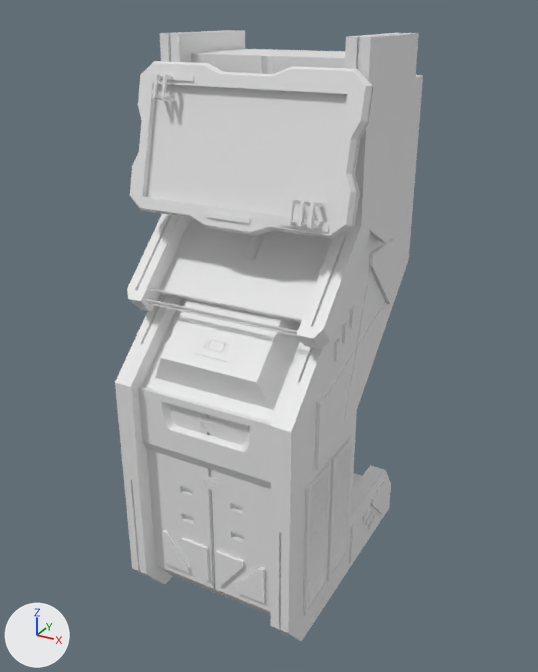
Before and after pictures for a commit that changed the Blender file Assets/Claire's model/WastedComputer.blend.
Both versions are drawn from a 50 mm lens placed at (15.5, -6.4, 20.5), pointed at (3.5, 15.4, 9.6). Arrows for +X, +Y and +Z are at lower left; the lights stay in place.

Script lines for the objects in view, before the commit:
```python
me_cube_004 = bpy.data.meshes.new('Cube.004')
me_cube_004.from_pydata(...)  # 2186 vertices, 1679 faces; spans x -2.3..9.4, y -1.3..120.3, z -1.5..5.5
me_cube_031 = bpy.data.meshes.new('Cube.031')
me_cube_031.from_pydata(...)  # 234 vertices, 182 faces; spans x -0.72..0.99, y -0.65..1.13, z -0.03..0.7
me_cube_229 = bpy.data.meshes.new('Cube.229')
me_cube_229.from_pydata(...)  # 400 vertices, 354 faces; spans x -68.9..70.0, y -6.9..5.5, z -32.6..20.3
ob_body = bpy.data.objects.new('body', me_cube_004)
ob_body.location = (7.03, 12.28, 4.01)
ob_body.rotation_euler = (0.0, 0.0, 1.571)  # degrees (0, 0, 90)
ob_body.scale = (0.834, 0.056, 2.62)
ob_pcscreen = bpy.data.objects.new('PCscreen', me_cube_229)
ob_pcscreen.location = (3.68, 13.72, 16.78)
ob_pcscreen.rotation_euler = (1.309, 0.0, 0.0)  # degrees (75, 0, 0)
ob_pcscreen.scale = (0.0564, 0.395, 0.0564)
ob_upperbody = bpy.data.objects.new('upperbody', me_cube_031)
ob_upperbody.location = (3.13, 14.94, 11.63)
ob_upperbody.scale = (4.17, 5.34, 11.8)
```
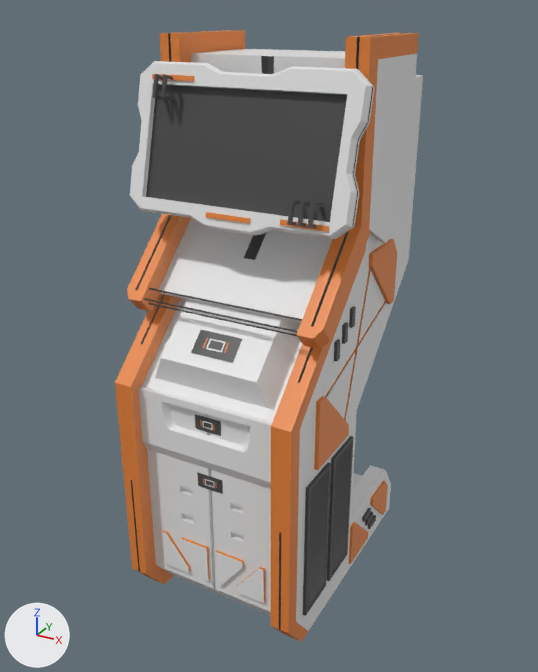
Changed parts and their boxes (x1, y1, x2, y2) in the pictures (538 x 672 px):
part 1 of me_cube_004, recoloured (grey to orange)
    both: (115, 239, 397, 641)
part 2 of me_cube_004, recoloured
    both: (131, 294, 165, 574)
part 3 of me_cube_004, recoloured
    both: (279, 268, 387, 634)
part 4 of me_cube_004, recoloured (white to grey)
    both: (191, 330, 242, 494)
part 5 of me_cube_031, recoloured (white to orange)
    both: (127, 33, 191, 312)
part 6 of me_cube_031, recoloured (grey to orange)
    both: (297, 36, 379, 349)
part 7 of me_cube_031, recoloured (grey to orange)
    both: (179, 30, 245, 53)
part 8 of me_cube_031, recoloured
    both: (362, 33, 419, 59)
part 9 of me_cube_031, recoloured
    both: (136, 30, 405, 337)
part 10 of me_cube_229, recoloured (grey to orange)
    both: (206, 212, 250, 224)
part 11 of me_cube_229, recoloured
    both: (152, 74, 194, 82)
part 12 of me_cube_229, recoloured (grey to orange)
    both: (280, 220, 329, 232)
part 13 of me_cube_229, recoloured
    both: (287, 87, 373, 228)
part 14 of me_cube_229, recoloured
    both: (152, 74, 176, 102)
part 15 of me_cube_229, recoloured
    both: (146, 65, 347, 235)

What changed in the scene script:
```text
Add mat_pcorange:
    mat_pcorange = principled_material('PCorange')
    mat_pcorange.base_color = (0.799, 0.227, 0.0382)  # orange #e78337
Add mat_pcblack:
    mat_pcblack = principled_material('PCblack')
    mat_pcblack.base_color = (0.063, 0.063, 0.063)  # dark grey #474747
Change me_cube_004:
    where me_cube_004.from_pydata(...)  # 2186 vertices, 1679 faces; spans x -2.3..9.4, y -1.3..120.3, z -1.5..5.5
    used by ob_body; location = (7.03, 12.28, 4.01); rotation_euler = (0.0, 0.0, 1.571), in degrees (0, 0, 90); scale = (0.834, 0.056, 2.62)
    me_cube_004 part 1: 148 of the faces centred in x -2.3..8.5, y -1.3..120.3, z -1.3..5.5 switch from no material to mat_pcorange (orange #e78337)
    me_cube_004 part 2: 593 of the faces centred in x -2.2..7.0, y 111.2..120.3, z -1.2..3.6 switch from no material to mat_pcblack (dark grey #474747)
    me_cube_004 part 3: 587 of the faces centred in x -2.2..7.0, y -1.0..7.7, z -1.2..3.6 switch from no material to mat_pcblack (dark grey #474747)
    me_cube_004 part 4: 17 of the faces centred in x -1.6..-0.5, y 48.5..71.3, z 0.7..2.7 switch from no material to mat_pcblack (dark grey #474747)
    add me_cube_004.materials.append(mat_pcwhite)  # white #e7e7e7
Change me_cube_031:
    where me_cube_031.from_pydata(...)  # 234 vertices, 182 faces; spans x -0.72..0.99, y -0.65..1.13, z -0.03..0.7
    used by ob_upperbody; location = (3.13, 14.94, 11.63); scale = (4.17, 5.34, 11.8)
    me_cube_031 part 5: 20 of the faces centred in x -0.72..-0.55, y -0.61..-0.06, z -0.01..0.7 switch from no material to mat_pcorange (orange #e78337)
    me_cube_031 part 6: 20 of the faces centred in x 0.82..0.99, y -0.61..-0.06, z -0.01..0.7 switch from no material to mat_pcorange (orange #e78337)
    me_cube_031 part 7: 5 of the faces centred in x -0.72..-0.55, y 0.32..0.65, z 0.67..0.7 switch from no material to mat_pcorange (orange #e78337)
    me_cube_031 part 8: 5 of the faces centred in x 0.82..0.99, y 0.32..0.65, z 0.67..0.7 switch from no material to mat_pcorange (orange #e78337)
    me_cube_031 part 9: 101 of the faces centred in x -0.65..0.93, y -0.61..1.13, z 0.0..0.69 switch from no material to mat_pcblack (dark grey #474747)
    add me_cube_031.materials.append(mat_pcwhite)  # white #e7e7e7
Change me_cube_229:
    where me_cube_229.from_pydata(...)  # 400 vertices, 354 faces; spans x -68.9..70.0, y -6.9..5.5, z -32.6..20.3
    used by ob_pcscreen; location = (3.68, 13.72, 16.78); rotation_euler = (1.309, 0.0, 0.0), in degrees (75, 0, 0); scale = (0.0564, 0.395, 0.0564)
    me_cube_229 part 10: 6 of the faces centred in x 0.2..32.0, y -6.1..-5.6, z 12.7..13.6 switch from no material to mat_pcorange (orange #e78337)
    me_cube_229 part 11: 5 of the faces centred in x -58.2..-44.5, y 4.0..4.4, z 12.7..13.7 switch from no material to mat_pcorange (orange #e78337)
    me_cube_229 part 12: 5 of the faces centred in x 45.6..59.3, y -5.8..-5.4, z 12.7..13.6 switch from no material to mat_pcorange (orange #e78337)
    me_cube_229 part 13: 93 of the faces centred in x 39.7..69.1, y -6.2..5.4, z 7.1..20.2 switch from no material to mat_pcblack (dark grey #474747)
    me_cube_229 part 14: 71 of the faces centred in x -68.4..-42.6, y -6.2..5.4, z 7.1..20.3 switch from no material to mat_pcblack (dark grey #474747)
    me_cube_229 part 15: 25 of the faces centred in x -19.8..20.9, y -6.8..5.1, z 7.1..9.1 switch from no material to mat_pcblack (dark grey #474747)
    add me_cube_229.materials.append(mat_pcwhite)  # white #e7e7e7
```
